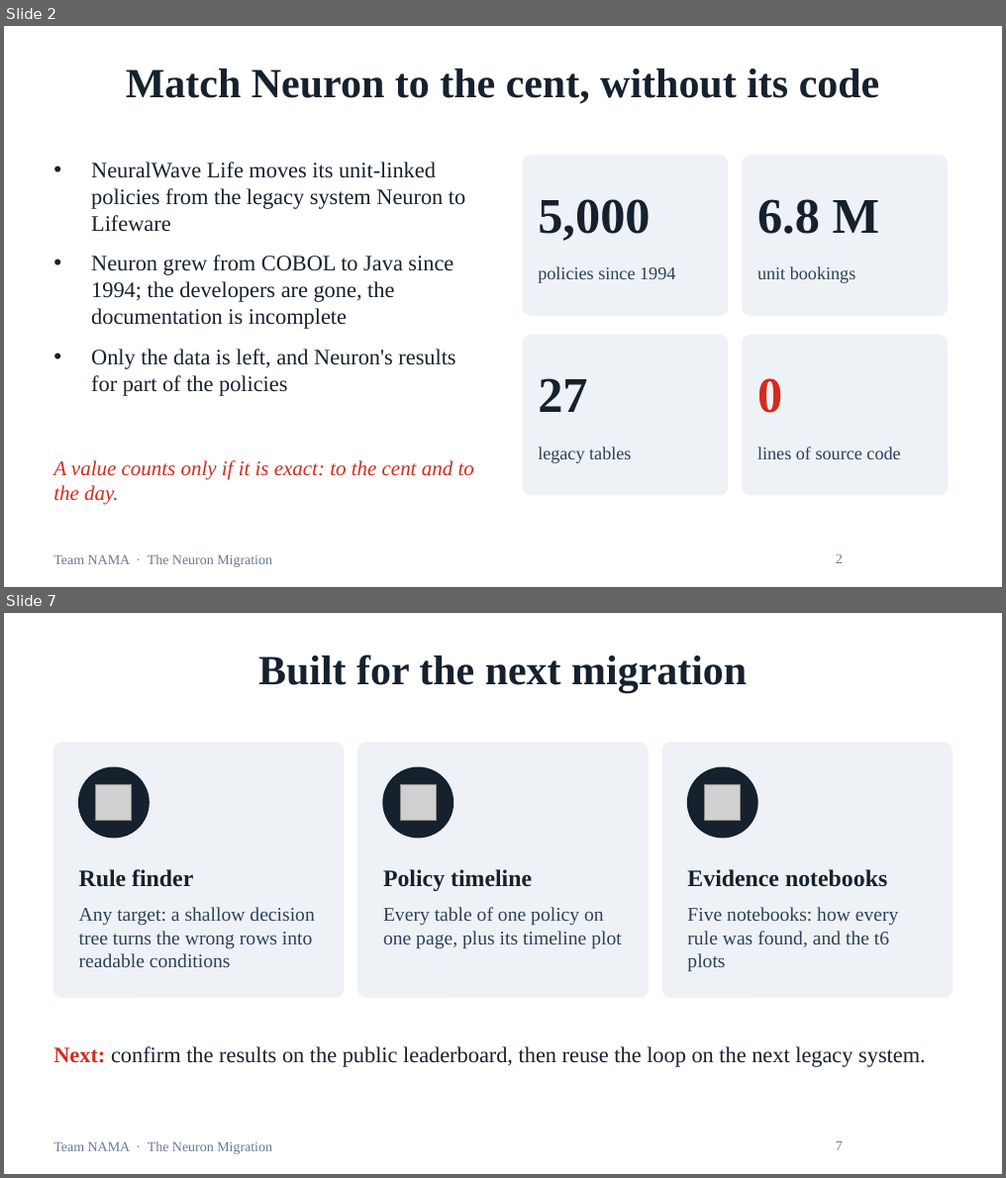
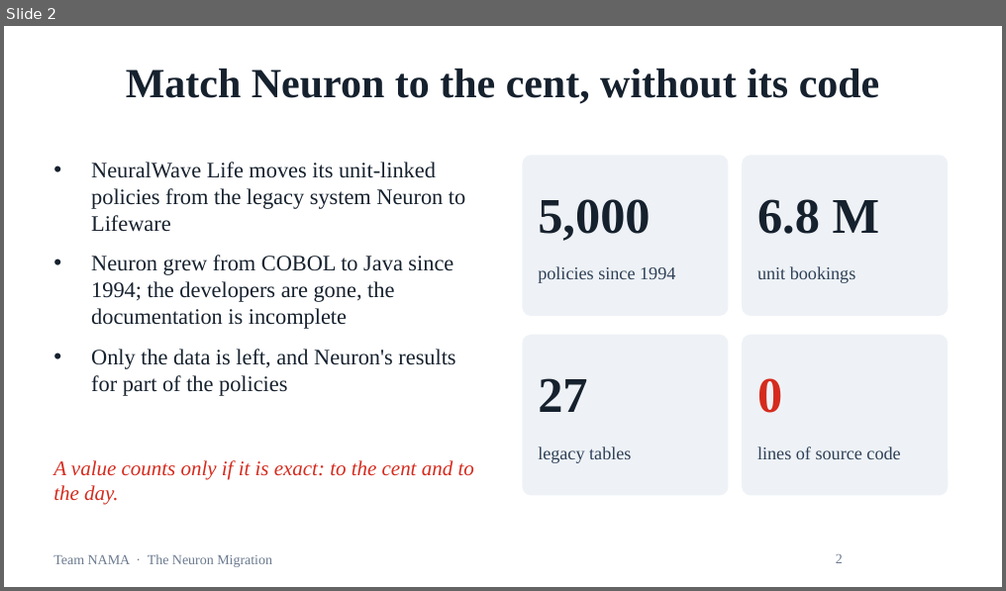
Before and after one commit to mj-amin-ece/Lifeware-Challenge, a slide deck: presentation/NAMA_Neuron_Migration.pptx. Shown one above the other, each under a label of ours: slides 2 and 7 before the commit, slide 2 after it; the slides between them are not shown. The pictures are 1006x1178 and 1006x591 pixels, drawn with LibreOffice and Linux fonts; fonts in the diff are those of the drawing; grey boxes stand for pictures; background and template pictures are left out. Boxes give left, top, right and bottom in pixels: in the first picture for what was removed or moved away, otherwise in the second. Text is boxed around its words. In the diff, an @@ line names an element or a change of style, - is before the commit and + after.

```diff
--- a/presentation/NAMA_Neuron_Migration.pptx
+++ b/presentation/NAMA_Neuron_Migration.pptx
@@ slide 7 removed at (4,613,1002,1174), background #FFFFFF; not listed: 1 template element that a slide beside it also shows @@
@@ title removed at (258,655,746,692) @@
-Built for the next migration
@@ rounded rectangle removed at (54,743,344,997) @@
@@ rounded rectangle removed at (358,743,648,997) @@
@@ rounded rectangle removed at (662,743,952,997) @@
@@ ellipse removed at (79,767,149,838) @@
@@ picture removed at (96,784,132,821) @@
@@ ellipse removed at (383,767,453,838) @@
@@ picture removed at (400,784,436,821) @@
@@ ellipse removed at (687,767,757,838) @@
@@ picture removed at (705,784,741,821) @@
@@ text removed at (79,869,193,887) @@
-Rule finder
@@ text removed at (383,869,532,891) @@
-Policy timeline
@@ text removed at (687,869,887,887) @@
-Evidence notebooks
@@ text removed at (79,907,314,967) @@
-Any target: a shallow decision tree turns the wrong rows into readable conditions
@@ text removed at (383,907,622,950) @@
-Every table of one policy on one page, plus its timeline plot
@@ text removed at (687,907,899,971) @@
-Five notebooks: how every rule was found, and the t6 plots
@@ text removed at (54,1047,926,1067) @@
-Next: confirm the results on the public leaderboard, then reuse the loop on the next legacy system.
@@ page number removed at (836,1142,843,1151) @@
-7
```
Also in this commit, not shown: 4 slides changed, 2 slides added, 7 other files.
